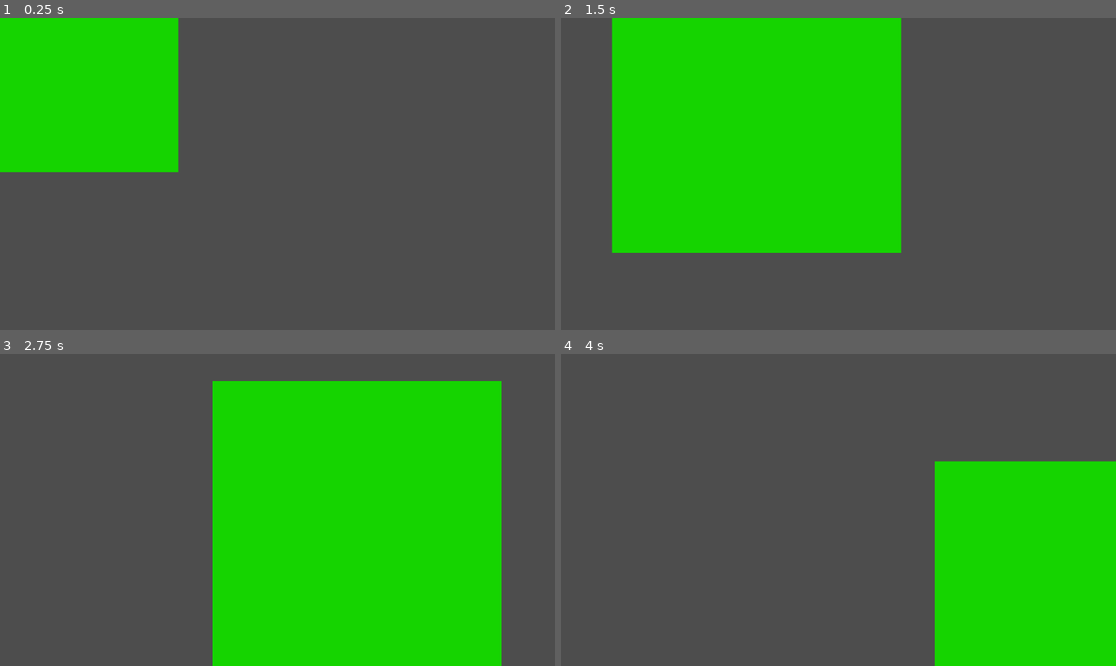
Above: before the commit, frames 1-4 (two rows, left to right).
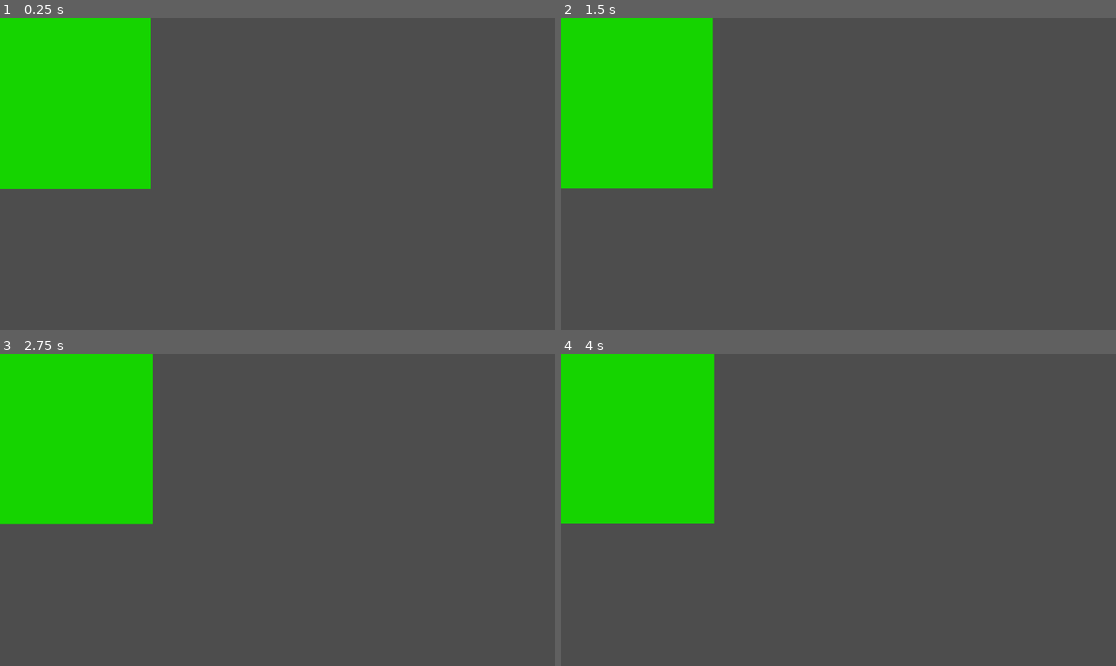
Above: after the commit, the same moments.

Repository: Mapachana/GlobalGameJam2024
Game: Godot game, scene res://escenas/personajes.tscn
The game is run twice, just before and just after one commit, with the same random seed, the same clock (stepped at 60 frames per second) and the same inputs.
Inputs:
- Up to frame 1 (0.25 s): no input
- Up to frame 2 (1.5 s): no input
- Up to frame 3 (2.75 s): no input
- Up to frame 4 (4 s): no input

The runs differ from the first frame. In frame 1, 3.9% of the frame differs, in the area x 0-33%, y 0-55%; in frame 2, 34%; in frame 3, 63%, in the area x 0-91%, y 0-100%; in frame 4, 36%.

Commit message:
Logica de personaje #1

Diff:
--- a/escenas/personajes.gd
+++ b/escenas/personajes.gd
@@ -6,20 +6,44 @@
 @export var puntos: PackedVector2Array
 
 var target_index
+var infectado
+var radio
+var velocidad_giro
+var angulo
+
 
 func _ready():
-		target_index = 0
-
-
-
+	target_index = 0
+	infectado = true
+	radio = 1000000
+	velocidad_giro = 10
+	angulo = 0
 
 func _physics_process(delta):
 
-	var target = puntos[target_index]
+	var target
+	if (!infectado):
+		target = puntos[target_index]
 
-	if (position.distance_to(target) < 1) and (target_index < (puntos.size()-1)) :
-		target_index += 1
-		target = puntos[target_index]
-		velocity = (target - position).normalized() * SPEED
+		if (position.distance_to(target) < 1) and (target_index < (puntos.size()-1)) :
+			print("YA")
+			print(position.distance_to(target))
+			target_index += 1
+			target = puntos[target_index]
 
+	else:
+		angulo = fmod(angulo + (velocidad_giro * delta), 2 * PI)
+		target = Vector2(cos(angulo), sin(angulo))*radio
+
+	velocity = (target - position).normalized() * SPEED
 	move_and_slide()
+
+
+func _on_area_2d_body_entered(body):
+	if body.infectado:
+		# Me infecto yo
+		self.infectado = true;
+
+		# Si al infectarme yo hay otros cerca mia, los infecto
+		for bodies in $Area2D.get_overlapping_bodies(): #This one SHOULD get all the bodies in the area.
+			bodies.infectado = true;
--- a/escenas/personajes.tscn
+++ b/escenas/personajes.tscn
@@ -6,15 +6,12 @@
 [sub_resource type="RectangleShape2D" id="RectangleShape2D_xm1st"]
 size = Vector2(578, 598)
 
-[sub_resource type="Curve2D" id="Curve2D_s6dl8"]
-_data = {
-"points": PackedVector2Array(0, 0, 0, 0, 0, 0, 10, 0, 0, 0, 10, 0)
-}
-point_count = 2
+[sub_resource type="CircleShape2D" id="CircleShape2D_05lwe"]
+radius = 856.468
 
 [node name="CharacterBody2D" type="CharacterBody2D"]
 script = ExtResource("1_bsgrh")
-puntos = PackedVector2Array(0, 0, 30, 0, 50, 10)
+puntos = PackedVector2Array(0, 0, 500, 0, 800, 300)
 
 [node name="CollisionShape2D" type="CollisionShape2D" parent="."]
 position = Vector2(-6, 2)
@@ -25,7 +22,9 @@
 
 [node name="AnimationPlayer" type="AnimationPlayer" parent="."]
 
-[node name="Path2D" type="Path2D" parent="."]
-curve = SubResource("Curve2D_s6dl8")
+[node name="Area2D" type="Area2D" parent="."]
 
-[node name="PathFollow2D" type="PathFollow2D" parent="Path2D"]
+[node name="CollisionShape2D" type="CollisionShape2D" parent="Area2D"]
+shape = SubResource("CircleShape2D_05lwe")
+
+[connection signal="body_entered" from="Area2D" to="." method="_on_area_2d_body_entered"]
